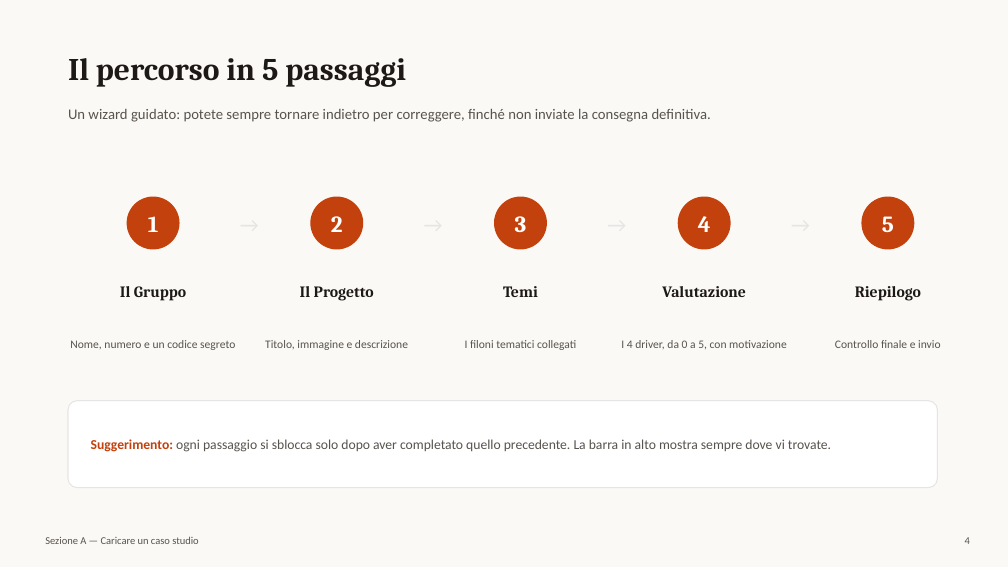
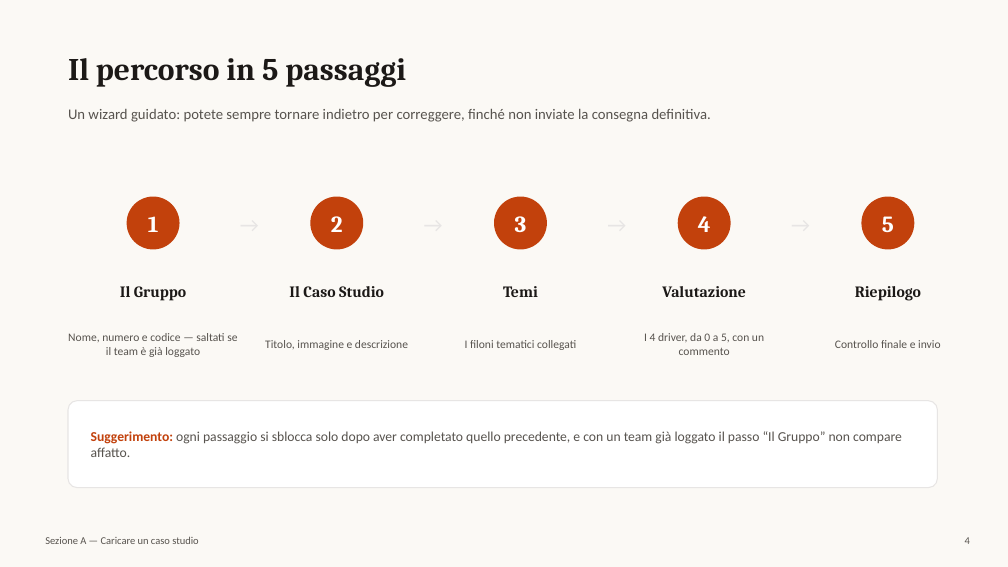
Before and after one commit to leonardomoiso-wq/design3v3, a slide deck: slide 4 of public/manuali/manuale-design-case-studies.pptx. Drawn at 1008x567 pixels with LibreOffice and Linux fonts; fonts in the diff are those of the drawing. Boxes give left, top, right and bottom in pixels: in the first picture for what was removed or moved away, otherwise in the second. Text is boxed around its words. In the diff, an @@ line names an element or a change of style, - is before the commit and + after.

```diff
--- a/public/manuali/manuale-design-case-studies.pptx
+++ b/public/manuali/manuale-design-case-studies.pptx
@@ text at (289, 286, 384, 297): text changed @@
-Il Progetto
+Il Caso Studio
@@ text at (68, 333, 237, 357): text changed @@
-Nome, numero e un codice segreto
+Nome, numero e codice — saltati se il team è già loggato
@@ text at (644, 333, 764, 355): text changed @@
-I 4 driver, da 0 a 5, con motivazione
+I 4 driver, da 0 a 5, con un commento
@@ text at (91, 431, 902, 457): text changed @@
-Suggerimento: ogni passaggio si sblocca solo dopo aver completato quello precedente. La barra in alto mostra sempre dove vi trovate.
+Suggerimento: ogni passaggio si sblocca solo dopo aver completato quello precedente, e con un team già loggato il passo “Il Gruppo” non compare affatto.
```
Also in this commit, not shown: 13 other slides changed, 5 other files.
